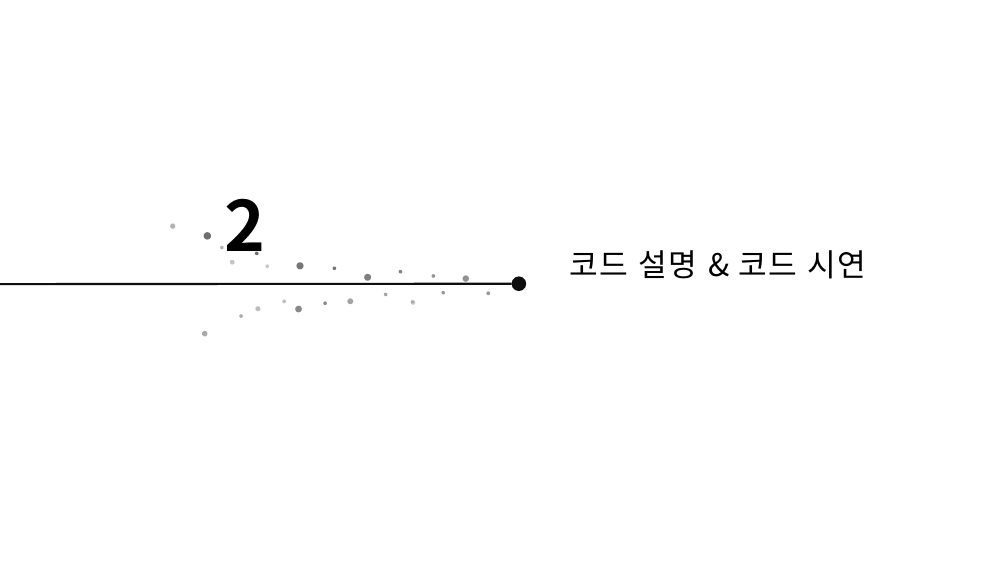
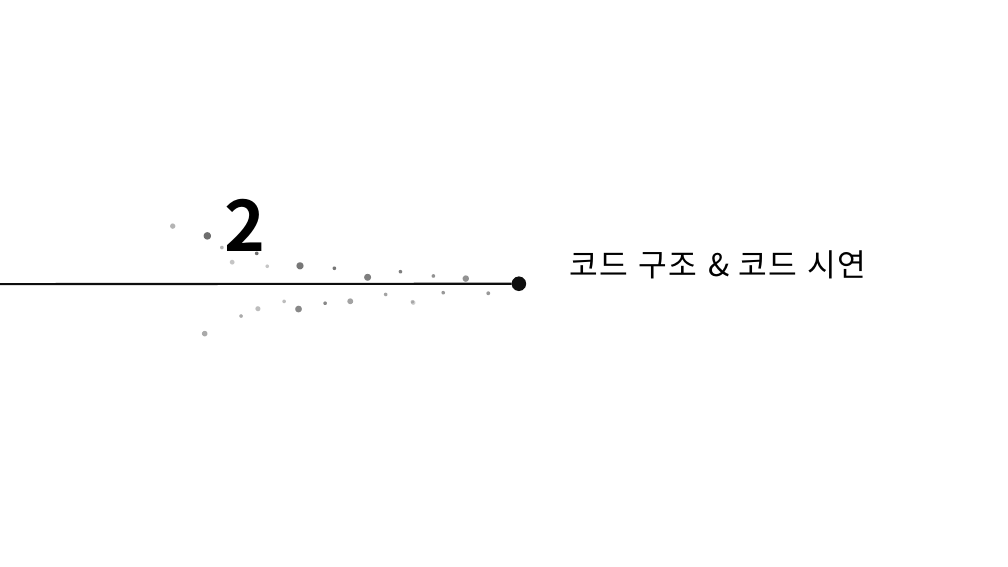
Before and after one commit to aldzl923/C-, a slide deck: slide 5 of Sudoku/C++_프로젝트_스도쿠게임.pptx. Drawn at 1008x567 pixels with LibreOffice and Linux fonts; fonts in the diff are those of the drawing; background and template pictures are left out. Boxes give left, top, right and bottom in pixels: in the first picture for what was removed or moved away, otherwise in the second. Text is boxed around its words. In the diff, an @@ line names an element or a change of style, - is before the commit and + after.

```diff
--- a/Sudoku/C++_프로젝트_스도쿠게임.pptx
+++ b/Sudoku/C++_프로젝트_스도쿠게임.pptx
@@ text at bbox=[569, 250, 866, 279]: text changed @@
-코드 설명 & 코드 시연
+코드 구조 & 코드 시연
```
Also in this commit, not shown: 6 other slides changed, 2 slides added, 2 slides removed, 2 other files.
